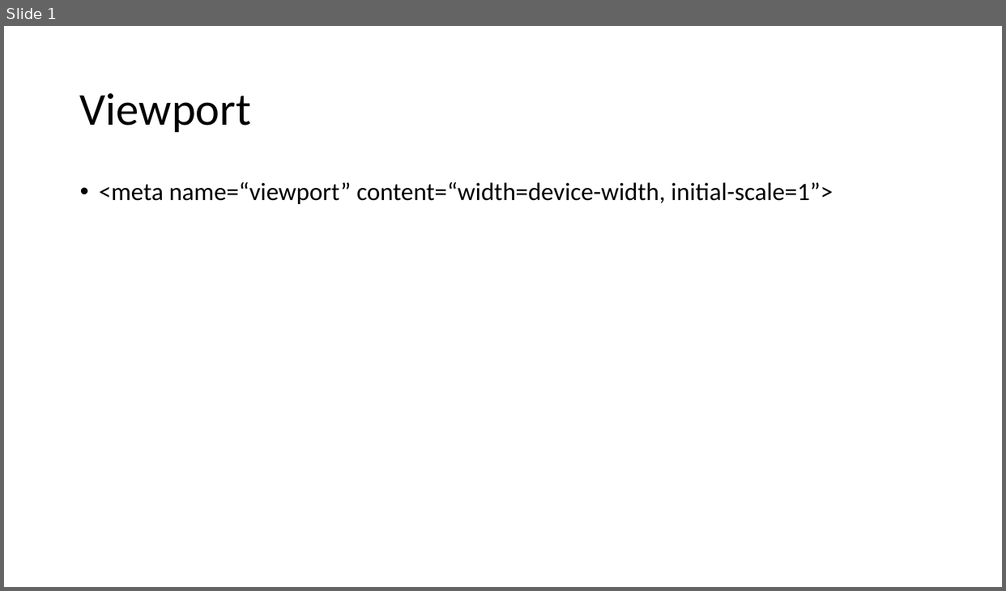
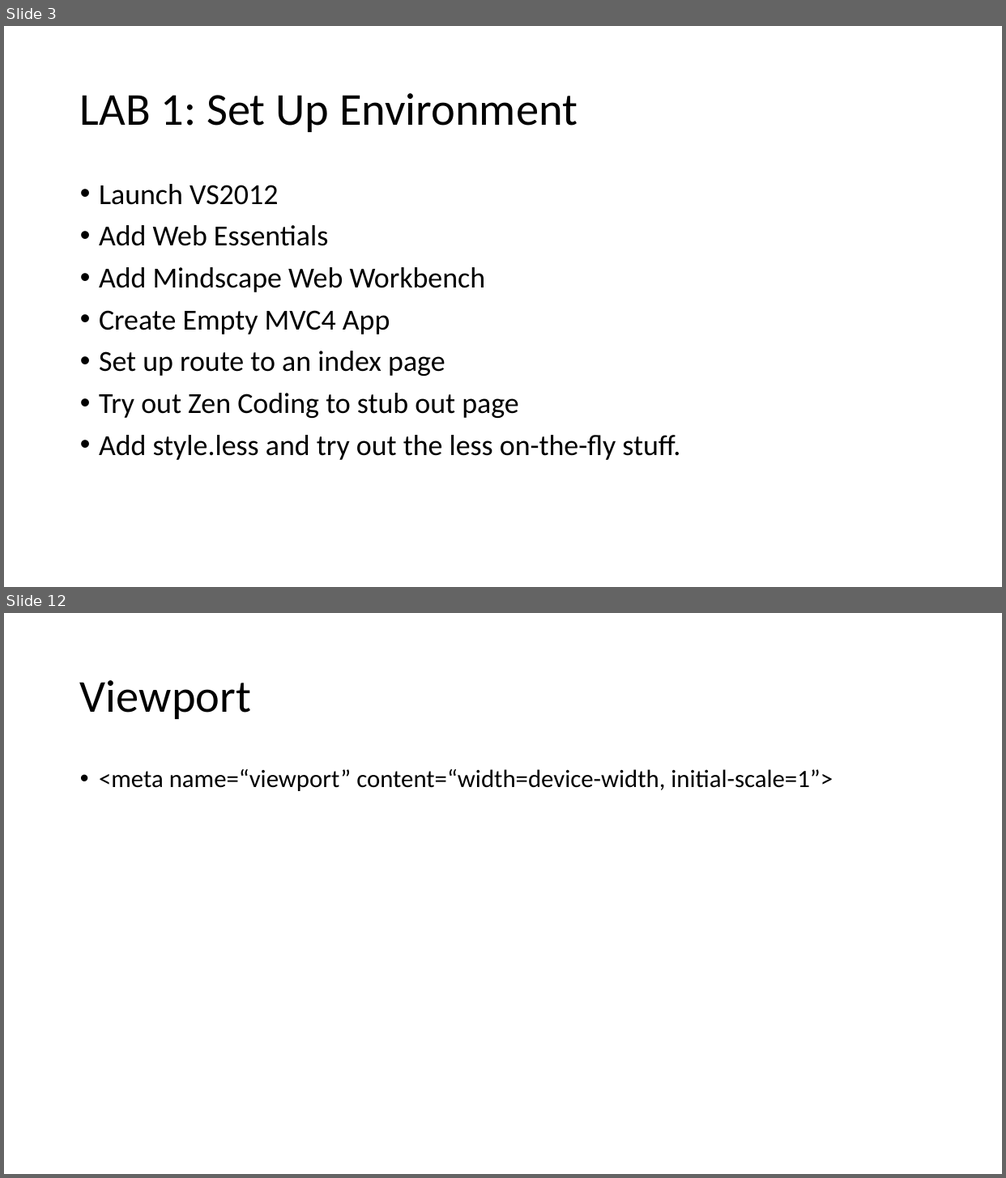
Before and after one commit to mlybrand/ResponsiveWebDesign, a slide deck: presentation/ResponsiveWebDesign.pptx. Shown one above the other, each under a label of ours: slide 1 before the commit, slides 3 and 12 after it; the slides between them are not shown. The pictures are 1006x591 and 1006x1178 pixels, drawn with LibreOffice and Linux fonts; fonts in the diff are those of the drawing. Boxes give left, top, right and bottom in pixels: in the first picture for what was removed or moved away, otherwise in the second. Text is boxed around its words. In the diff, an @@ line names an element or a change of style, - is before the commit and + after.

```diff
--- a/presentation/ResponsiveWebDesign.pptx
+++ b/presentation/ResponsiveWebDesign.pptx
@@ slide 3 added at bbox=[4, 26, 1002, 587], background #FFFFFF @@
@@ title added at bbox=[80, 93, 577, 132], 44 pt, text #000000 @@
+LAB 1: Set Up Environment
@@ text added at bbox=[99, 184, 680, 460], 28 pt, text #000000 @@
+• Launch VS2012
+• Add Web Essentials
+• Add Mindscape Web Workbench
+• Create Empty MVC4 App
+• Set up route to an index page
+• Try out Zen Coding to stub out page
+• Add style.less and try out the less on-the-fly stuff.
@@ what was slide 1 is now slide 12 @@
```
Also in this commit, not shown: 1 slide changed, 9 other slides added.
